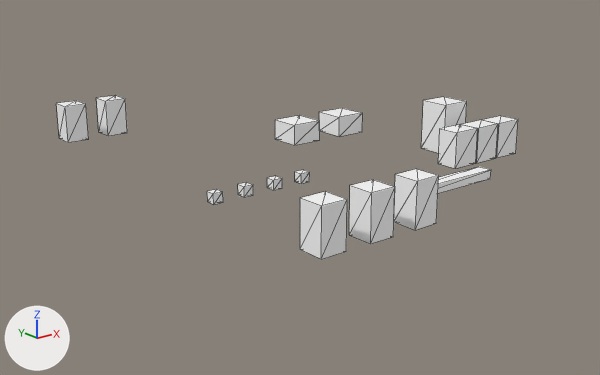
A saved change to the glTF model cf2_col_r_inventing.glb.
Rendered twice from a camera (50 mm lens) standing at (-6.1, -70.2, 48.8) and looking at (57.3, 9.0, 17.2). Every picture has the same lights, and +X, +Y and +Z are marked at lower left. The first picture is the older version. Mesh edges are drawn as thin lines. Vertices at exactly the same position are counted once.

In view in the first picture: 'cf2_col_r_inventing'.
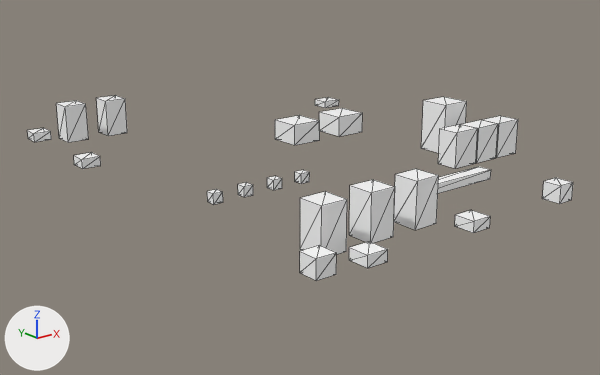
Boxes (x1, y1, x2, y2) around the edits, measured in the pictures (600 x 375 px):
'cf2_col_r_inventing', reshaped (18% wider, 13% taller): before (56, 95, 518, 259); after (27, 95, 573, 281)
part 1 of me_cf2_col_r_inventing, added: after (542, 178, 573, 204)
part 2 of me_cf2_col_r_inventing, added: after (315, 97, 339, 108)
part 3 of me_cf2_col_r_inventing, added: after (349, 241, 388, 268)
part 4 of me_cf2_col_r_inventing, added: after (455, 210, 490, 233)
part 5 of me_cf2_col_r_inventing, added: after (74, 152, 101, 169)
part 6 of me_cf2_col_r_inventing, added: after (300, 245, 337, 281)
part 7 of me_cf2_col_r_inventing, added: after (27, 128, 51, 142)

What changed in the scene script:
```text
Change me_cf2_col_r_inventing:
    used by ob_cf2_col_r_inventing; location = (0.0, 0.0, 0.0)
    remove me_cf2_col_r_inventing.from_pydata(...)  # 144 vertices, 216 faces; spans x 38.5..81.9, y -17.5..39.5, z 20.6..27.1
    add me_cf2_col_r_inventing.from_pydata(...)  # 200 vertices, 300 faces; spans x 34.4..83.9, y -21.6..42.0, z 20.6..27.1
    me_cf2_col_r_inventing part 1: a new loose piece, a box spanning x 68.4..70.6, y -21.5..-19.3, z 20.6..22.6, in mat_col (white #ffffff)
    me_cf2_col_r_inventing part 2: a new loose piece, a box spanning x 80.9..83.9, y 32.0..34.5, z 20.6..21.6, in mat_col (white #ffffff)
    me_cf2_col_r_inventing part 3: a new loose piece, a box spanning x 40.3..42.7, y -21.6..-19.2, z 20.6..21.8, in mat_col (white #ffffff)
    me_cf2_col_r_inventing part 4: a new loose piece, a box spanning x 54.3..56.7, y -21.6..-19.2, z 20.6..21.8, in mat_col (white #ffffff)
    me_cf2_col_r_inventing part 5: a new loose piece, a box spanning x 34.4..36.8, y 23.0..25.4, z 20.6..21.8, in mat_col (white #ffffff)
    me_cf2_col_r_inventing part 6: a new loose piece, a box spanning x 35.1..37.3, y -20.9..-18.7, z 20.6..22.6, in mat_col (white #ffffff)
    me_cf2_col_r_inventing part 7: a new loose piece, a box spanning x 35.0..37.4, y 39.6..42.0, z 20.6..21.8, in mat_col (white #ffffff)
```
